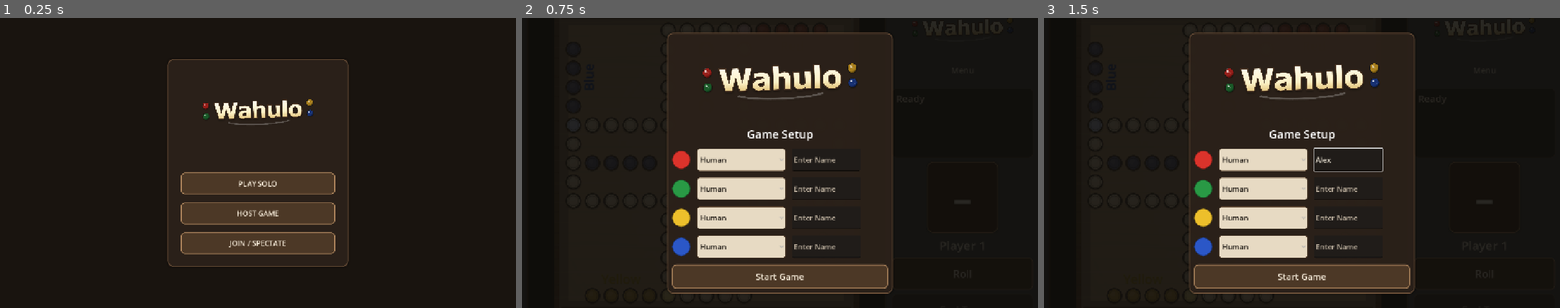
Above: before the commit, frames 1-3 (left to right).
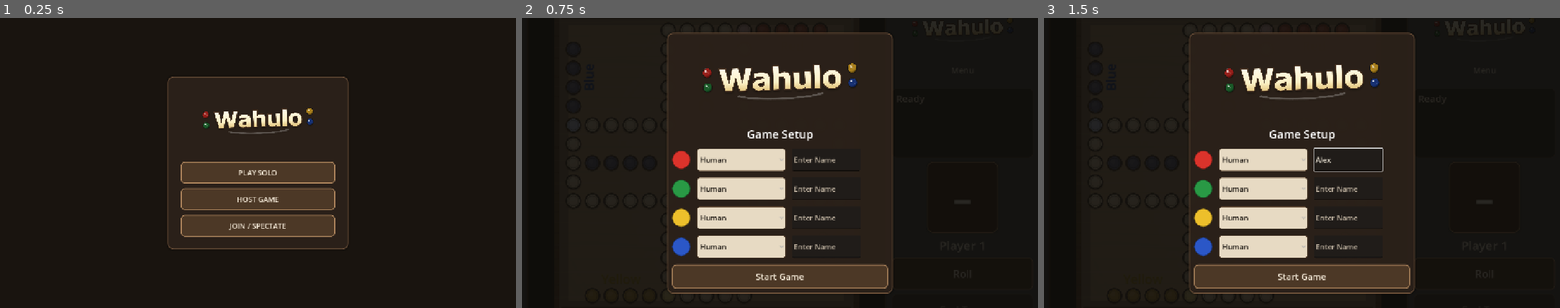
Above: after the commit, the same moments.

Repository: ItsTheMcCoy/wahoo-app
Game: Godot game, scene res://scenes/HomeScreen.tscn
Two runs of this game, one before a commit and one after it. Both use one fixed random seed, a clock stepped at 60 frames per second and the inputs below.
Inputs (mouse positions are in pixels of both pictures, inside the frame that each line leads up to):
- Up to frame 1 (0.25 s): no input
- Up to frame 2 (0.75 s): click "PLAY SOLO" at 0.5 s
- Up to frame 3 (1.5 s): click (1348, 160) at 1.27 s; type "Alex" at 1.35 s

The runs differ from the first frame. In frame 1, 8.0% of the frame differs, in the area x 32-68%, y 14-86%; in frame 2, nothing differs; in frame 3, nothing differs.

Commit message:
Fix home screen wordmark sizing and vertical spacing

Diff:
--- a/godot/scripts/home_screen.gd
+++ b/godot/scripts/home_screen.gd
@@ -4,6 +4,7 @@
 
 # Main buttons
 @onready var _brand_title: TextureRect  = $MainCenter/HomePanel/Content/BrandTitle
+@onready var _brand_spacer: Control      = $MainCenter/HomePanel/Content/Spacer
 @onready var _home_content: VBoxContainer = $MainCenter/HomePanel/Content
 @onready var _play_solo_btn: Button     = $MainCenter/HomePanel/Content/PlaySoloButton
 @onready var _host_game_btn: Button     = $MainCenter/HomePanel/Content/HostGameButton
@@ -94,16 +95,19 @@
 		home_width = minf(viewport_size.x * 0.56, 330.0)
 	home_width *= ui_scale
 	_home_content.custom_minimum_size = Vector2(home_width, 0)
-
-	var brand_height := 280
-	if mobile_landscape:
-		brand_height = 190
-	elif mobile_portrait:
-		brand_height = int(clampf(viewport_size.y * 0.34, 300.0, 460.0))
-	else:
-		brand_height = 240
-	brand_height = int(round(float(brand_height) * ui_scale))
+	_home_content.add_theme_constant_override("separation", int(round((12.0 if _compact_layout else 16.0) * ui_scale)))
+
+	var wordmark_aspect := 1400.0 / 520.0
+	if _brand_title.texture != null:
+		var tex_size := _brand_title.texture.get_size()
+		if tex_size.y > 0.0:
+			wordmark_aspect = tex_size.x / tex_size.y
+	var horizontal_padding := (8.0 if _compact_layout else 12.0) * ui_scale
+	var target_wordmark_height := maxf(1.0, home_width - horizontal_padding) / wordmark_aspect
+	var vertical_padding := (8.0 if _compact_layout else 12.0) * ui_scale
+	var brand_height := int(round(clampf(target_wordmark_height + vertical_padding, 120.0, 260.0)))
 	_brand_title.custom_minimum_size = Vector2(0, brand_height)
+	_brand_spacer.custom_minimum_size = Vector2(0, int(round((8.0 if _compact_layout else 12.0) * ui_scale)))
 
 	var main_button_height := 60
 	var main_button_font := 21
